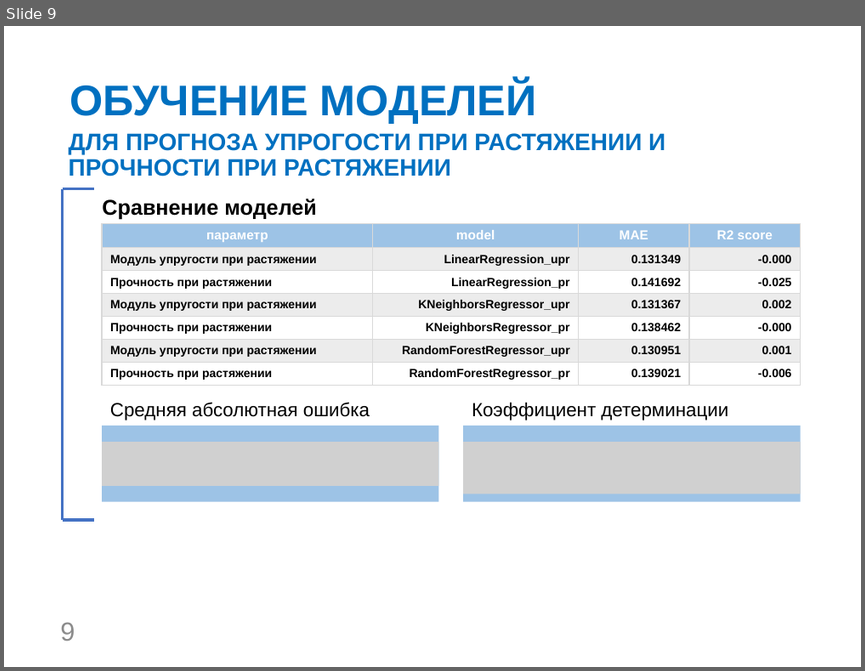
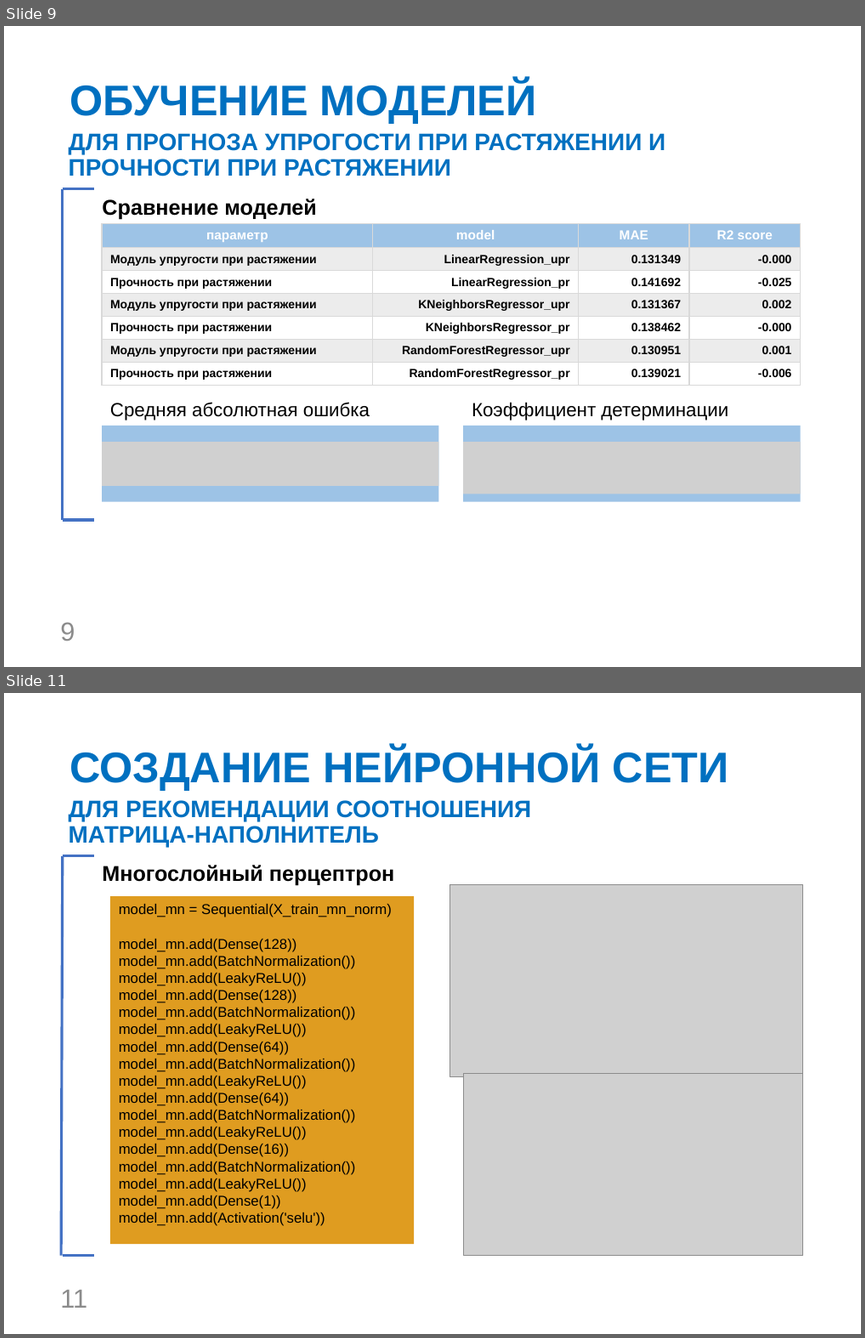
Before and after one commit to KhEvgeniy/VKR, a slide deck: VKR_Kholmanskiy_EI.pptx. Shown one above the other, each under a label of ours: slide 9 before the commit, slides 9 and 11 after it; the slides between them are not shown. The pictures are 865x671 and 865x1338 pixels, drawn with LibreOffice and Linux fonts; fonts in the diff are those of the drawing; grey boxes stand for pictures; background and template pictures are left out. Boxes give left, top, right and bottom in pixels: in the first picture for what was removed or moved away, otherwise in the second. Text is boxed around its words. In the diff, an @@ line names an element or a change of style, - is before the commit and + after.

```diff
--- a/VKR_Kholmanskiy_EI.pptx
+++ b/VKR_Kholmanskiy_EI.pptx
@@ slide 11 added at [4,693,861,1334], background #FFFFFF @@
@@ title added at [69,748,729,791], 36 pt, text #0070C0, bold @@
+СОЗДАНИЕ НЕЙРОННОЙ СЕТИ
@@ text added at [69,800,532,848], 20 pt, text #0070C0, bold @@
+ДЛЯ РЕКОМЕНДАЦИИ СООТНОШЕНИЯ
+МАТРИЦА-НАПОЛНИТЕЛЬ
@@ line added from (63, 856) to (62, 1256), #4472C4 2.25 pt @@
@@ line added from (63, 856) to (94, 856), #4472C4 2.25 pt @@
@@ text added at [102,865,395,886], 18 pt, text #000000, bold @@
+Многослойный перцептрон
@@ rectangle added at [110,896,414,1244], fill #DF9C20 @@
@@ picture added at [450,885,803,1077] @@
@@ text added at [119,904,392,1226], 12 pt, text #000000 @@
+model_mn = Sequential(X_train_mn_norm)
+model_mn.add(Dense(128))
+model_mn.add(BatchNormalization())
+model_mn.add(LeakyReLU())
+model_mn.add(Dense(128))
+model_mn.add(BatchNormalization())
+model_mn.add(LeakyReLU())
+model_mn.add(Dense(64))
+model_mn.add(BatchNormalization())
+model_mn.add(LeakyReLU())
+model_mn.add(Dense(64))
+model_mn.add(BatchNormalization())
+model_mn.add(LeakyReLU())
+model_mn.add(Dense(16))
+model_mn.add(BatchNormalization())
+model_mn.add(LeakyReLU())
+model_mn.add(Dense(1))
+model_mn.add(Activation('selu'))
@@ picture added at [464,1074,803,1255] @@
@@ line added from (63, 1256) to (94, 1256), #4472C4 2.25 pt @@
@@ page number added at [60,1290,87,1308], 22 pt, text #8C8C8C @@
+11
```
Also in this commit, not shown: 2 other slides added, 8 slides removed.
